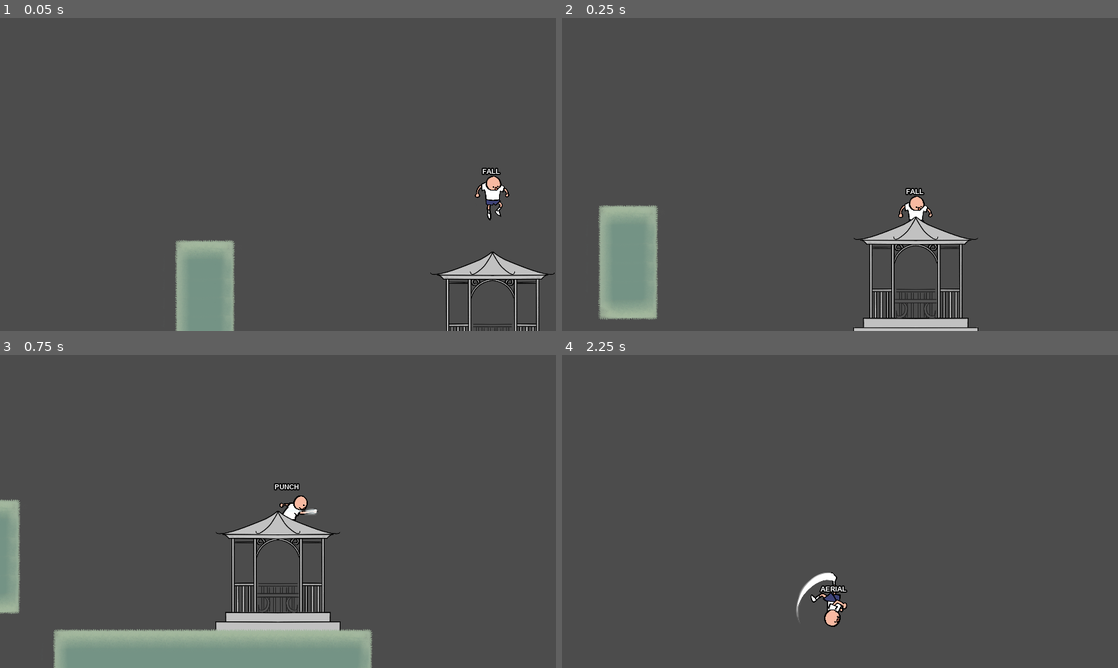
Above: before the commit, frames 1-4 (two rows, left to right).
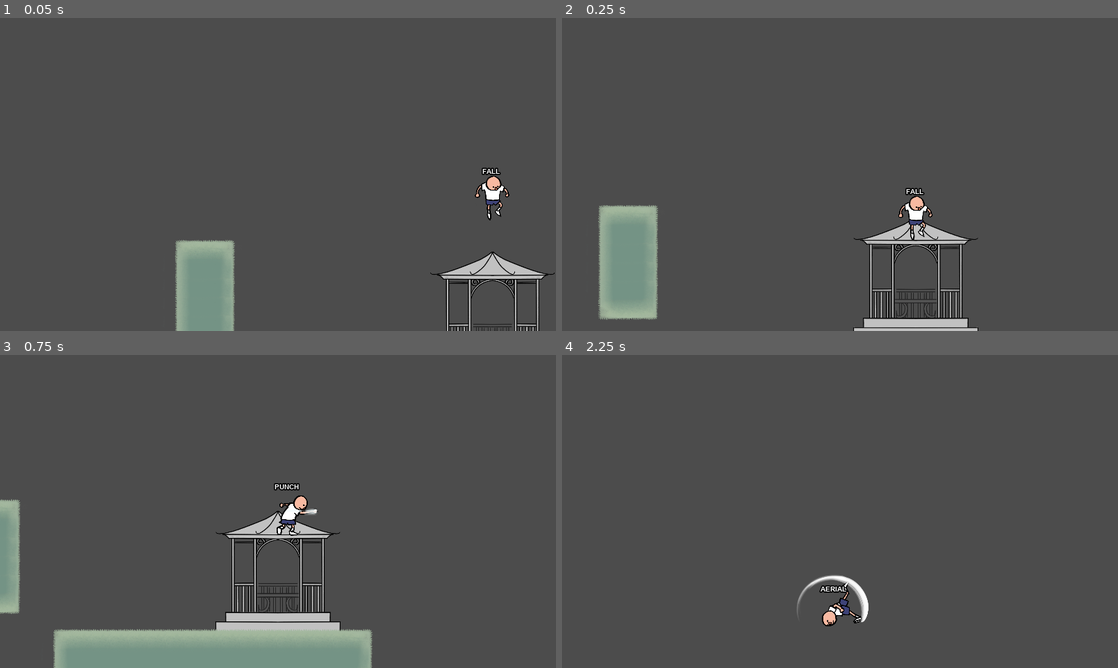
Above: after the commit, the same moments.

Repository: kevinpliang/POSY
Game: Godot game, scene res://game/Main.tscn
Two runs of this game, one before a commit and one after it. Both use one fixed random seed, a clock stepped at 60 frames per second and the inputs below.
Inputs:
- Up to frame 1 (0.05 s): no input
- Up to frame 2 (0.25 s): no input
- Up to frame 3 (0.75 s): hold Right (ui_right) from 0.53 s (still down); tap P (a) at 0.6 s
- Up to frame 4 (2.25 s): tap Up (ui_up) at 0.77, 1.52 s; tap P (a) at 1.35, 2.1 s; release Right (ui_right) at 2.03 s; hold Left (ui_left) from 2.03 s (still down)

Frame 1 is identical in both runs. In frame 2, 0.1% of the frame differs, in the area x 60-68%, y 63-96%; in frame 3, 0.1%; in frame 4, 0.8%, in the area x 42-56%, y 69-87%.

Commit message:
gazebo z index fix

Diff:
--- a/characters/Zee.gd
+++ b/characters/Zee.gd
@@ -7,6 +7,7 @@
 onready var sprite = $sprite;
 onready var right_raycasts = $wall_raycasts/right
 onready var left_raycasts = $wall_raycasts/left
+onready var feetcast = $feetcast
 
 # physics constants
 const run_accel = 300
@@ -42,7 +43,7 @@
 var can_go_from = {
 	# from.........to.................................................................................
 	STATES.IDLE  : [STATES.WALK, STATES.JUMP, STATES.DJUMP, STATES.FALL, STATES.CROUCH, STATES.PUNCH],
-	STATES.WALK  : [STATES.IDLE, STATES.JUMP, STATES.CROUCH, STATES.PUNCH],
+	STATES.WALK  : [STATES.IDLE, STATES.JUMP, STATES.FALL, STATES.CROUCH, STATES.PUNCH],
 	STATES.JUMP  : [STATES.DJUMP, STATES.FALL, STATES.AERIAL],
 	STATES.DJUMP : [STATES.IDLE, STATES.AERIAL],
 	STATES.WJUMP : [STATES.DJUMP, STATES.FALL, STATES.AERIAL],
@@ -181,11 +182,23 @@
 		STATES.AERIAL:
 			sprite.play("aerial")
 
+func check_feet():
+	if feetcast.is_colliding():
+		var collider = feetcast.get_collider()
+		# gazebo stairs..
+		if collider.is_in_group("lower_z"):
+			self.z_index = -1
+	else:
+		self.z_index = 0
+
 func _physics_process(delta) -> void:
 	get_state_from_input()
 	apply_gravity()
 	get_physics_from_state()
 	get_sprite_from_state()
+
+	#checks
+	check_feet()
 	# warning-ignore:return_value_discarded
 	move_and_slide(vel * delta * 60, UP)
 
@@ -227,7 +240,7 @@
 	#$punch_hitbox/shape.disabled = false
 	yield(get_tree().create_timer(0.3), "timeout")
 	#$punch_hitbox/shape.disabled = true
-	current_state = prev_state #not working..try double jumping and kicking then immediately jumping upon landing..this piece of code resets zee to a djump state when he should be going to jump. also strange flickering similar to punch issue
+	current_state = STATES.FALL #not working..try double jumping and kicking then immediately jumping upon landing..this piece of code resets zee to a djump state when he should be going to jump. also strange flickering similar to punch issue
 	# attack speed timer
 	yield(get_tree().create_timer(ATTACK_SPEED), "timeout")
 	aerial_cooldown = false
--- a/characters/Zee.tscn
+++ b/characters/Zee.tscn
@@ -28,74 +28,74 @@
 
 [sub_resource type="AtlasTexture" id=4]
 flags = 4
-atlas = ExtResource( 7 )
-region = Rect2( 0, 0, 450, 450 )
+atlas = ExtResource( 10 )
+region = Rect2( 0, 0, 750, 750 )
 
 [sub_resource type="AtlasTexture" id=5]
 flags = 4
+atlas = ExtResource( 10 )
+region = Rect2( 750, 0, 750, 750 )
+
+[sub_resource type="AtlasTexture" id=6]
+flags = 4
+atlas = ExtResource( 10 )
+region = Rect2( 1500, 0, 750, 750 )
+
+[sub_resource type="AtlasTexture" id=7]
+flags = 4
+atlas = ExtResource( 10 )
+region = Rect2( 2250, 0, 750, 750 )
+
+[sub_resource type="AtlasTexture" id=8]
+flags = 4
+atlas = ExtResource( 10 )
+region = Rect2( 3000, 0, 750, 750 )
+
+[sub_resource type="AtlasTexture" id=9]
+flags = 4
+atlas = ExtResource( 10 )
+region = Rect2( 3750, 0, 750, 750 )
+
+[sub_resource type="AtlasTexture" id=10]
+flags = 4
+atlas = ExtResource( 10 )
+region = Rect2( 4500, 0, 750, 750 )
+
+[sub_resource type="AtlasTexture" id=11]
+flags = 4
+atlas = ExtResource( 10 )
+region = Rect2( 5250, 0, 750, 750 )
+
+[sub_resource type="AtlasTexture" id=12]
+flags = 4
+atlas = ExtResource( 7 )
+region = Rect2( 0, 0, 450, 450 )
+
+[sub_resource type="AtlasTexture" id=13]
+flags = 4
 atlas = ExtResource( 7 )
 region = Rect2( 450, 0, 450, 450 )
 
-[sub_resource type="AtlasTexture" id=6]
+[sub_resource type="AtlasTexture" id=14]
 flags = 4
 atlas = ExtResource( 7 )
 region = Rect2( 900, 0, 450, 450 )
 
-[sub_resource type="AtlasTexture" id=7]
+[sub_resource type="AtlasTexture" id=15]
 flags = 4
 atlas = ExtResource( 7 )
 region = Rect2( 1350, 0, 450, 450 )
 
-[sub_resource type="AtlasTexture" id=8]
+[sub_resource type="AtlasTexture" id=16]
 flags = 4
 atlas = ExtResource( 7 )
 region = Rect2( 1800, 0, 450, 450 )
 
-[sub_resource type="AtlasTexture" id=9]
+[sub_resource type="AtlasTexture" id=17]
 flags = 4
 atlas = ExtResource( 7 )
 region = Rect2( 2250, 0, 450, 450 )
 
-[sub_resource type="AtlasTexture" id=10]
-flags = 4
-atlas = ExtResource( 10 )
-region = Rect2( 0, 0, 750, 750 )
-
-[sub_resource type="AtlasTexture" id=11]
-flags = 4
-atlas = ExtResource( 10 )
-region = Rect2( 750, 0, 750, 750 )
-
-[sub_resource type="AtlasTexture" id=12]
-flags = 4
-atlas = ExtResource( 10 )
-region = Rect2( 1500, 0, 750, 750 )
-
-[sub_resource type="AtlasTexture" id=13]
-flags = 4
-atlas = ExtResource( 10 )
-region = Rect2( 2250, 0, 750, 750 )
-
-[sub_resource type="AtlasTexture" id=14]
-flags = 4
-atlas = ExtResource( 10 )
-region = Rect2( 3000, 0, 750, 750 )
-
-[sub_resource type="AtlasTexture" id=15]
-flags = 4
-atlas = ExtResource( 10 )
-region = Rect2( 3750, 0, 750, 750 )
-
-[sub_resource type="AtlasTexture" id=16]
-flags = 4
-atlas = ExtResource( 10 )
-region = Rect2( 4500, 0, 750, 750 )
-
-[sub_resource type="AtlasTexture" id=17]
-flags = 4
-atlas = ExtResource( 10 )
-region = Rect2( 5250, 0, 750, 750 )
-
 [sub_resource type="AtlasTexture" id=18]
 flags = 4
 atlas = ExtResource( 2 )
@@ -118,78 +118,78 @@
 
 [sub_resource type="AtlasTexture" id=22]
 flags = 4
-atlas = ExtResource( 6 )
+atlas = ExtResource( 3 )
 region = Rect2( 0, 0, 450, 450 )
 
 [sub_resource type="AtlasTexture" id=23]
-flags = 4
-atlas = ExtResource( 5 )
-region = Rect2( 0, 0, 450, 450 )
-
-[sub_resource type="AtlasTexture" id=24]
-flags = 4
-atlas = ExtResource( 4 )
-region = Rect2( 0, 0, 450, 450 )
-
-[sub_resource type="AtlasTexture" id=25]
-flags = 4
-atlas = ExtResource( 4 )
-region = Rect2( 900, 0, 450, 450 )
-
-[sub_resource type="AtlasTexture" id=26]
-flags = 4
-atlas = ExtResource( 4 )
-region = Rect2( 450, 0, 450, 450 )
-
-[sub_resource type="AtlasTexture" id=27]
-flags = 4
-atlas = ExtResource( 4 )
-region = Rect2( 1350, 0, 450, 450 )
-
-[sub_resource type="AtlasTexture" id=28]
-flags = 4
-atlas = ExtResource( 4 )
-region = Rect2( 2250, 0, 450, 450 )
-
-[sub_resource type="AtlasTexture" id=29]
-flags = 4
-atlas = ExtResource( 4 )
-region = Rect2( 3150, 0, 450, 450 )
-
-[sub_resource type="AtlasTexture" id=30]
-flags = 4
-atlas = ExtResource( 4 )
-region = Rect2( 4050, 0, 450, 450 )
-
-[sub_resource type="AtlasTexture" id=31]
-flags = 4
-atlas = ExtResource( 4 )
-region = Rect2( 4950, 0, 450, 450 )
-
-[sub_resource type="AtlasTexture" id=32]
-flags = 4
-atlas = ExtResource( 4 )
-region = Rect2( 5850, 0, 450, 450 )
-
-[sub_resource type="AtlasTexture" id=33]
-flags = 4
-atlas = ExtResource( 4 )
-region = Rect2( 6750, 0, 450, 450 )
-
-[sub_resource type="AtlasTexture" id=34]
-flags = 4
-atlas = ExtResource( 4 )
-region = Rect2( 7650, 0, 450, 450 )
-
-[sub_resource type="AtlasTexture" id=35]
-flags = 4
-atlas = ExtResource( 3 )
-region = Rect2( 0, 0, 450, 450 )
-
-[sub_resource type="AtlasTexture" id=36]
 flags = 4
 atlas = ExtResource( 3 )
 region = Rect2( 450, 0, 450, 450 )
+
+[sub_resource type="AtlasTexture" id=24]
+flags = 4
+atlas = ExtResource( 6 )
+region = Rect2( 0, 0, 450, 450 )
+
+[sub_resource type="AtlasTexture" id=25]
+flags = 4
+atlas = ExtResource( 5 )
+region = Rect2( 0, 0, 450, 450 )
+
+[sub_resource type="AtlasTexture" id=26]
+flags = 4
+atlas = ExtResource( 4 )
+region = Rect2( 0, 0, 450, 450 )
+
+[sub_resource type="AtlasTexture" id=27]
+flags = 4
+atlas = ExtResource( 4 )
+region = Rect2( 900, 0, 450, 450 )
+
+[sub_resource type="AtlasTexture" id=28]
+flags = 4
+atlas = ExtResource( 4 )
+region = Rect2( 450, 0, 450, 450 )
+
+[sub_resource type="AtlasTexture" id=29]
+flags = 4
+atlas = ExtResource( 4 )
+region = Rect2( 1350, 0, 450, 450 )
+
+[sub_resource type="AtlasTexture" id=30]
+flags = 4
+atlas = ExtResource( 4 )
+region = Rect2( 2250, 0, 450, 450 )
+
+[sub_resource type="AtlasTexture" id=31]
+flags = 4
+atlas = ExtResource( 4 )
+region = Rect2( 3150, 0, 450, 450 )
+
+[sub_resource type="AtlasTexture" id=32]
+flags = 4
+atlas = ExtResource( 4 )
+region = Rect2( 4050, 0, 450, 450 )
+
+[sub_resource type="AtlasTexture" id=33]
+flags = 4
+atlas = ExtResource( 4 )
+region = Rect2( 4950, 0, 450, 450 )
+
+[sub_resource type="AtlasTexture" id=34]
+flags = 4
+atlas = ExtResource( 4 )
+region = Rect2( 5850, 0, 450, 450 )
+
+[sub_resource type="AtlasTexture" id=35]
+flags = 4
+atlas = ExtResource( 4 )
+region = Rect2( 6750, 0, 450, 450 )
+
+[sub_resource type="AtlasTexture" id=36]
+flags = 4
+atlas = ExtResource( 4 )
+region = Rect2( 7650, 0, 450, 450 )
 
 [sub_resource type="SpriteFrames" id=37]
 animations = [ {
@@ -198,32 +198,37 @@
 "name": "idle",
 "speed": 5.0
 }, {
-"frames": [ SubResource( 4 ), SubResource( 5 ), SubResource( 6 ), SubResource( 7 ), SubResource( 8 ), SubResource( 9 ) ],
+"frames": [ SubResource( 4 ), SubResource( 5 ), SubResource( 6 ), SubResource( 7 ), SubResource( 8 ), SubResource( 9 ), SubResource( 10 ), SubResource( 11 ) ],
+"loop": false,
+"name": "aerial",
+"speed": 30.0
+}, {
+"frames": [ SubResource( 12 ), SubResource( 13 ), SubResource( 14 ), SubResource( 15 ), SubResource( 16 ), SubResource( 17 ) ],
 "loop": false,
 "name": "punch",
 "speed": 25.0
 }, {
-"frames": [ SubResource( 10 ), SubResource( 11 ), SubResource( 12 ), SubResource( 13 ), SubResource( 14 ), SubResource( 15 ), SubResource( 16 ), SubResource( 17 ) ],
-"loop": false,
-"name": "aerial",
-"speed": 20.0
-}, {
 "frames": [ SubResource( 18 ), SubResource( 19 ), SubResource( 20 ), SubResource( 21 ) ],
 "loop": true,
 "name": "walk",
 "speed": 8.0
 }, {
-"frames": [ SubResource( 22 ) ],
+"frames": [ SubResource( 22 ), SubResource( 23 ) ],
+"loop": false,
+"name": "straight_jump",
+"speed": 10.0
+}, {
+"frames": [ SubResource( 24 ) ],
 "loop": true,
 "name": "crouch",
 "speed": 5.0
 }, {
-"frames": [ SubResource( 23 ) ],
+"frames": [ SubResource( 25 ) ],
 "loop": true,
 "name": "fall",
 "speed": 1.0
 }, {
-"frames": [ SubResource( 24 ), SubResource( 25 ), SubResource( 26 ), SubResource( 27 ), SubResource( 28 ), SubResource( 29 ), SubResource( 30 ), SubResource( 31 ), SubResource( 32 ), SubResource( 33 ), SubResource( 34 ) ],
+"frames": [ SubResource( 26 ), SubResource( 27 ), SubResource( 28 ), SubResource( 29 ), SubResource( 30 ), SubResource( 31 ), SubResource( 32 ), SubResource( 33 ), SubResource( 34 ), SubResource( 35 ), SubResource( 36 ) ],
 "loop": true,
 "name": "double_jump",
 "speed": 35.0
@@ -231,11 +236,6 @@
 "frames": [  ],
 "loop": false,
 "name": "long_jump",
-"speed": 10.0
-}, {
-"frames": [ SubResource( 35 ), SubResource( 36 ) ],
-"loop": false,
-"name": "straight_jump",
 "speed": 10.0
 } ]
 
@@ -283,6 +283,11 @@
 [node name="shape" type="CollisionShape2D" parent="hurtbox"]
 position = Vector2( -0.648651, -6.81618 )
 shape = SubResource( 40 )
+
+[node name="feetcast" type="RayCast2D" parent="."]
+position = Vector2( 0, 55 )
+scale = Vector2( 1, 0.5 )
+enabled = true
 
 [node name="wall_raycasts" type="Node2D" parent="."]
 
--- a/world/Garden/Garden.tscn
+++ b/world/Garden/Garden.tscn
@@ -9,11 +9,17 @@
 [sub_resource type="RectangleShape2D" id=1]
 extents = Vector2( 212.755, 13.5061 )
 
-[sub_resource type="RectangleShape2D" id=2]
-extents = Vector2( 178.672, 14.3685 )
-
 [sub_resource type="RectangleShape2D" id=3]
 extents = Vector2( 168.529, 5.22939 )
+
+[sub_resource type="SegmentShape2D" id=4]
+b = Vector2( 134.716, 0.0456543 )
+
+[sub_resource type="SegmentShape2D" id=5]
+b = Vector2( -132.068, -0.0456543 )
+
+[sub_resource type="RectangleShape2D" id=2]
+extents = Vector2( 178.672, 1.38226 )
 
 [node name="Garden" type="Node"]
 
@@ -29,7 +35,7 @@
 
 [node name="In front" type="Sprite" parent="Gazebo"]
 position = Vector2( 960, 504 )
-z_index = 1
+z_index = -1
 texture = ExtResource( 2 )
 
 [node name="Stairs" type="Sprite" parent="Gazebo"]
@@ -39,12 +45,12 @@
 
 [node name="Bench" type="Sprite" parent="Gazebo"]
 position = Vector2( 960, 504 )
-z_index = -1
+z_index = -2
 texture = ExtResource( 4 )
 
 [node name="Behind" type="Sprite" parent="Gazebo"]
 position = Vector2( 960, 504 )
-z_index = -2
+z_index = -3
 texture = ExtResource( 3 )
 
 [node name="Stair 1" type="CollisionShape2D" parent="Gazebo"]
@@ -54,14 +60,32 @@
 shape = SubResource( 1 )
 one_way_collision = true
 
-[node name="Stair 2" type="CollisionShape2D" parent="Gazebo"]
-position = Vector2( 961.828, 657.369 )
-z_index = 1
-shape = SubResource( 2 )
-one_way_collision = true
-
 [node name="Gazebo Roof" type="CollisionShape2D" parent="Gazebo"]
 position = Vector2( 962.661, 378.832 )
 z_index = 1
 shape = SubResource( 3 )
 one_way_collision = true
+
+[node name="Left Bar" type="CollisionShape2D" parent="Gazebo"]
+position = Vector2( 806.394, 384.6 )
+rotation = 1.5708
+z_index = 1
+shape = SubResource( 4 )
+one_way_collision = true
+
+[node name="Right Bar" type="CollisionShape2D" parent="Gazebo"]
+position = Vector2( 1117.35, 384.6 )
+rotation = 4.71239
+z_index = 1
+shape = SubResource( 5 )
+one_way_collision = true
+
+[node name="Stair 2" type="StaticBody2D" parent="Gazebo" groups=[
+"lower_z",
+]]
+
+[node name="Stair 2" type="CollisionShape2D" parent="Gazebo/Stair 2"]
+position = Vector2( 961.298, 642.536 )
+z_index = 1
+shape = SubResource( 2 )
+one_way_collision = true
Not shown: 1 places in world/Garden/Garden.tscn that only renumber resources
